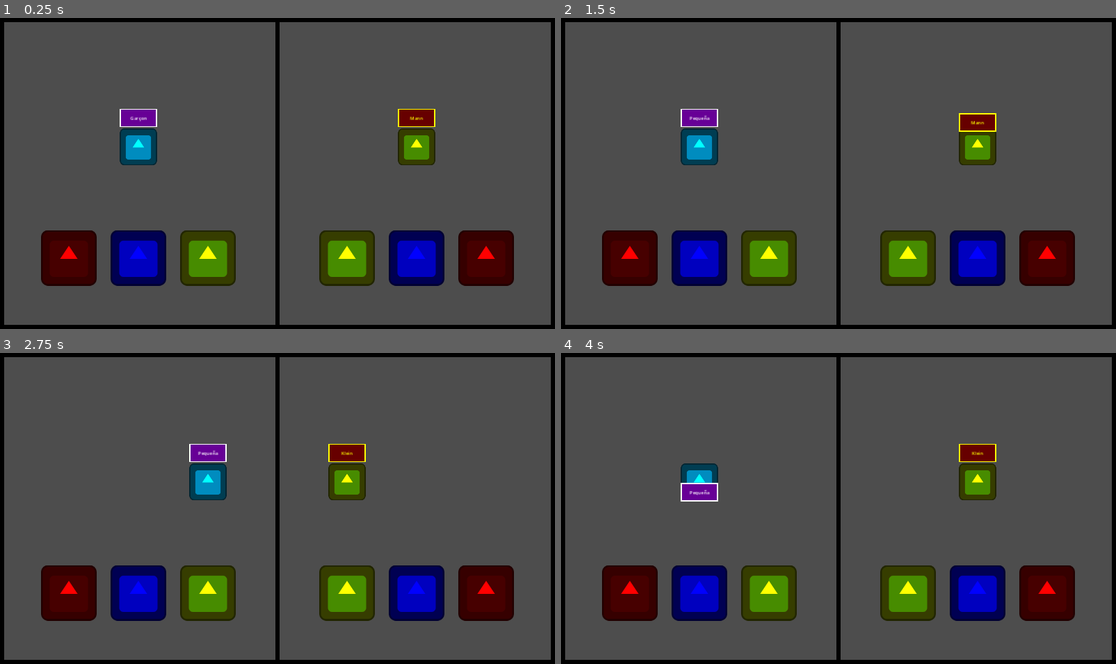
Above: before the commit, frames 1-4 (two rows, left to right).
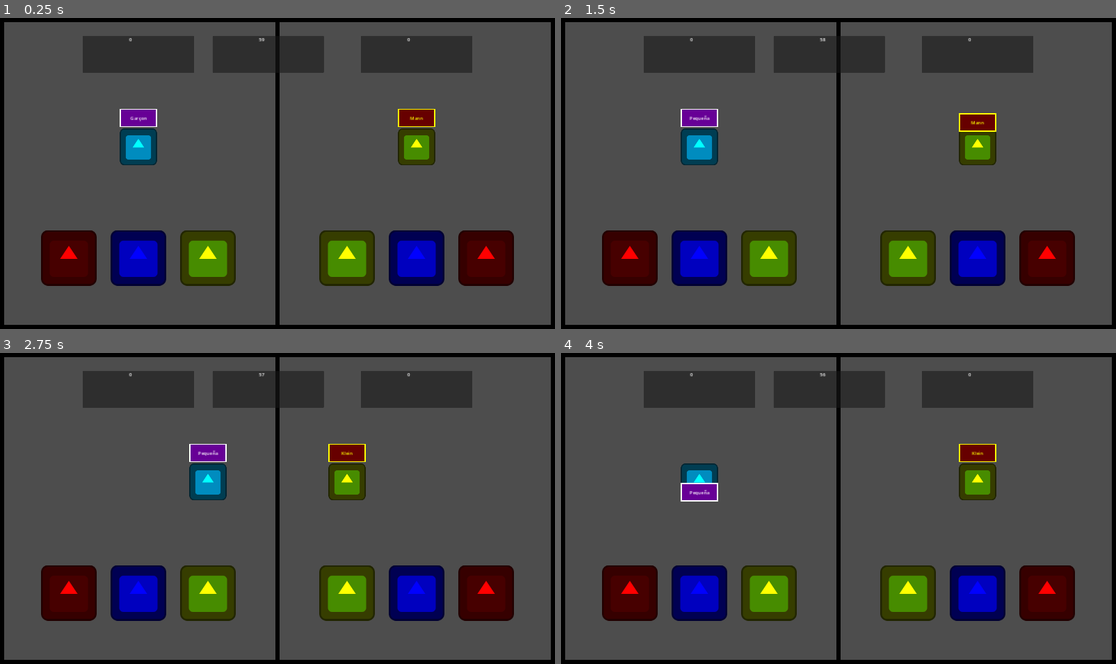
Above: after the commit, the same moments.

Repository: NymmkTheMink/Duo-Ling
Game: Godot game, scene res://game_modes/sort/sort.tscn
The game is run twice, just before and just after one commit, with the same random seed, the same clock (stepped at 60 frames per second) and the same inputs. The project has no main scene, so this scene is started directly. The engine's default icon, where the game draws it, is replaced by a stand-in: a white triangle on a blue panel in a dark square.
Inputs:
- Up to frame 1 (0.25 s): no input
- Up to frame 2 (1.5 s): tap Enter at 0.5 s; hold D (right_P1) 0.53-1.28 s; tap S (choose_P1) at 0.6 s; hold A (left_P1) from 1.28 s (still down); tap Down (choose_P2) at 1.35 s
- Up to frame 3 (2.75 s): release A (left_P1) at 2.03 s; hold D (right_P1) from 2.03 s (still down); tap Left (left_P2) at 2.1 s
- Up to frame 4 (4 s): tap Space at 2.75 s; tap Right (right_P2) at 2.85 s; tap Enter at 3.5 s; release D (right_P1) at 3.53 s; hold A (left_P1) from 3.53 s (still down); tap S (choose_P1) at 3.6 s

The runs differ from the first frame. In frame 1, 7.0% of the frame differs, in the area x 14-86%, y 5-18%; in frame 2, 7.0%; in frame 3, 7.0%; in frame 4, 7.0%.

Commit message:
show points + timer + show time left

Diff:
--- a/game_modes/sort/sort.gd
+++ b/game_modes/sort/sort.gd
@@ -11,14 +11,17 @@
 
 # Called every frame. 'delta' is the elapsed time since the previous frame.
 func _process(delta: float) -> void:
-	pass
+	$PointsP1/Label.text = str(player_1_points)
+	$PointsP2/Label.text = str(player_2_points)
+	$TimerPanel/Label.text = str(int($Timer.time_left))
 
 
 func _on_spanish_box_p_1_body_entered(body: Node2D) -> void:
 	if "spanish" in body.name.to_lower():
 		player_1_points += 1
 	else:
-		player_1_points -= 1
+		if player_1_points != 0:
+			player_1_points -= 1
 	body.queue_free()
 
 
@@ -26,7 +29,8 @@
 	if "french" in body.name.to_lower():
 		player_1_points += 1
 	else:
-		player_1_points -= 1
+		if player_1_points != 0:
+			player_1_points -= 1
 	body.queue_free()
 
 
@@ -34,7 +38,8 @@
 	if "german" in body.name.to_lower():
 		player_1_points += 1
 	else:
-		player_1_points -= 1
+		if player_1_points != 0:
+			player_1_points -= 1
 	body.queue_free()
 
 
@@ -42,7 +47,8 @@
 	if "german" in body.name.to_lower():
 		player_2_points += 1
 	else:
-		player_2_points -= 1
+		if player_2_points !=0:
+			player_2_points -= 1
 	body.queue_free()
 
 
@@ -50,7 +56,8 @@
 	if "french" in body.name.to_lower():
 		player_2_points += 1
 	else:
-		player_2_points -= 1
+		if player_2_points !=0:
+			player_2_points -= 1
 	body.queue_free()
 
 
@@ -58,5 +65,10 @@
 	if "spanish" in body.name.to_lower():
 		player_2_points += 1
 	else:
-		player_2_points -= 1
+		if player_2_points !=0:
+			player_2_points -= 1
 	body.queue_free()
+
+
+func _on_timer_timeout() -> void:
+	get_tree().reload_current_scene()
--- a/game_modes/sort/sort.tscn
+++ b/game_modes/sort/sort.tscn
@@ -137,9 +137,55 @@
 offset_bottom = 16.0
 color = Color(0, 0, 0, 1)
 
+[node name="PointsP1" type="Panel" parent="."]
+offset_left = 288.0
+offset_top = 64.0
+offset_right = 672.0
+offset_bottom = 192.0
+
+[node name="Label" type="Label" parent="PointsP1"]
+layout_mode = 0
+offset_left = 160.0
+offset_right = 224.0
+offset_bottom = 128.0
+text = "1"
+
+[node name="PointsP2" type="Panel" parent="."]
+offset_left = 1248.0
+offset_top = 64.0
+offset_right = 1632.0
+offset_bottom = 192.0
+
+[node name="Label" type="Label" parent="PointsP2"]
+layout_mode = 0
+offset_left = 160.0
+offset_right = 224.0
+offset_bottom = 128.0
+text = "1"
+
+[node name="TimerPanel" type="Panel" parent="."]
+offset_left = 736.0
+offset_top = 64.0
+offset_right = 1120.0
+offset_bottom = 192.0
+metadata/_edit_group_ = true
+
+[node name="Label" type="Label" parent="TimerPanel"]
+layout_mode = 0
+offset_left = 160.0
+offset_right = 224.0
+offset_bottom = 128.0
+text = "1"
+
+[node name="Timer" type="Timer" parent="."]
+wait_time = 60.0
+one_shot = true
+autostart = true
+
 [connection signal="body_entered" from="SpanishBoxP1" to="." method="_on_spanish_box_p_1_body_entered"]
 [connection signal="body_entered" from="FrenchBoxP1" to="." method="_on_french_box_p_1_body_entered"]
 [connection signal="body_entered" from="GermanBoxP1" to="." method="_on_german_box_p_1_body_entered"]
 [connection signal="body_entered" from="GermanBoxP2" to="." method="_on_german_box_p_2_body_entered"]
 [connection signal="body_entered" from="FrenchBoxP2" to="." method="_on_french_box_p_2_body_entered"]
 [connection signal="body_entered" from="SpanishBoxP2" to="." method="_on_spanish_box_p_2_body_entered"]
+[connection signal="timeout" from="Timer" to="." method="_on_timer_timeout"]
